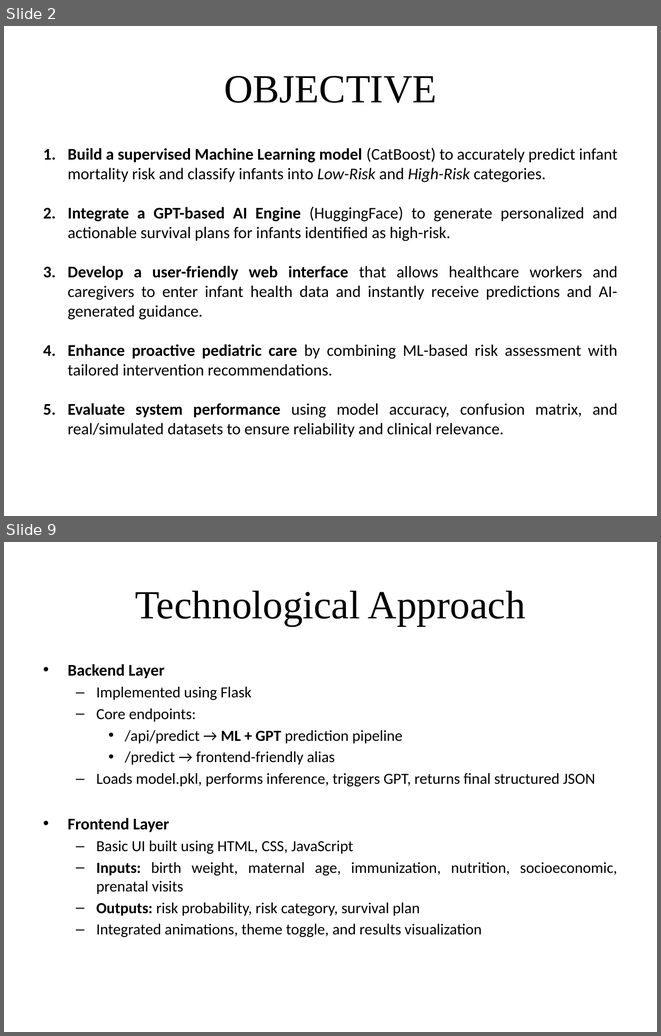
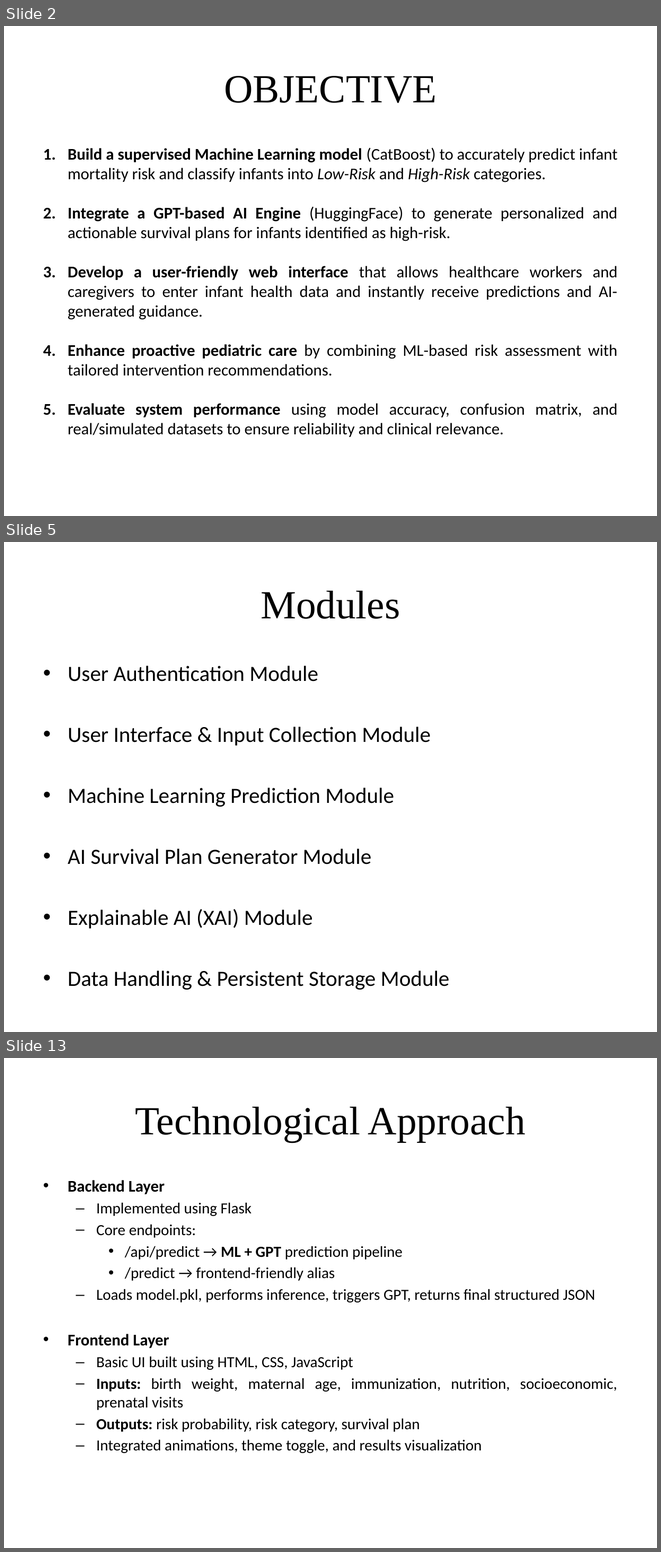
Before and after one commit to Lalithreddy-12/Intelligent-Infant-Health-Predictor-With-Personalized-AI-Guidance, a slide deck: Docs/Ppt/First Review.pptx. Shown one above the other, each under a label of ours: slides 2 and 9 before the commit, slides 2, 5 and 13 after it; the slides between them are not shown. The pictures are 661x1036 and 661x1552 pixels, drawn with LibreOffice and Linux fonts; fonts in the diff are those of the drawing. Boxes give left, top, right and bottom in pixels: in the first picture for what was removed or moved away, otherwise in the second. Text is boxed around its words. In the diff, an @@ line names an element or a change of style, - is before the commit and + after.

```diff
--- a/Docs/Ppt/First Review.pptx
+++ b/Docs/Ppt/First Review.pptx
@@ slide 5 added at (4, 542, 657, 1032), background #FFFFFF @@
@@ title added at (261, 590, 400, 619), 44 pt, text #000000 @@
+Modules
@@ text added at (68, 665, 450, 989), 24 pt, text #000000 @@
+• User Authentication Module
+• User Interface & Input Collection Module
+• Machine Learning Prediction Module
+• AI Survival Plan Generator Module
+• Explainable AI (XAI) Module
+• Data Handling & Persistent Storage Module
@@ what was slide 9 is now slide 13 @@
```
Also in this commit, not shown: 4 slides changed, 6 other slides added, 3 slides removed.
